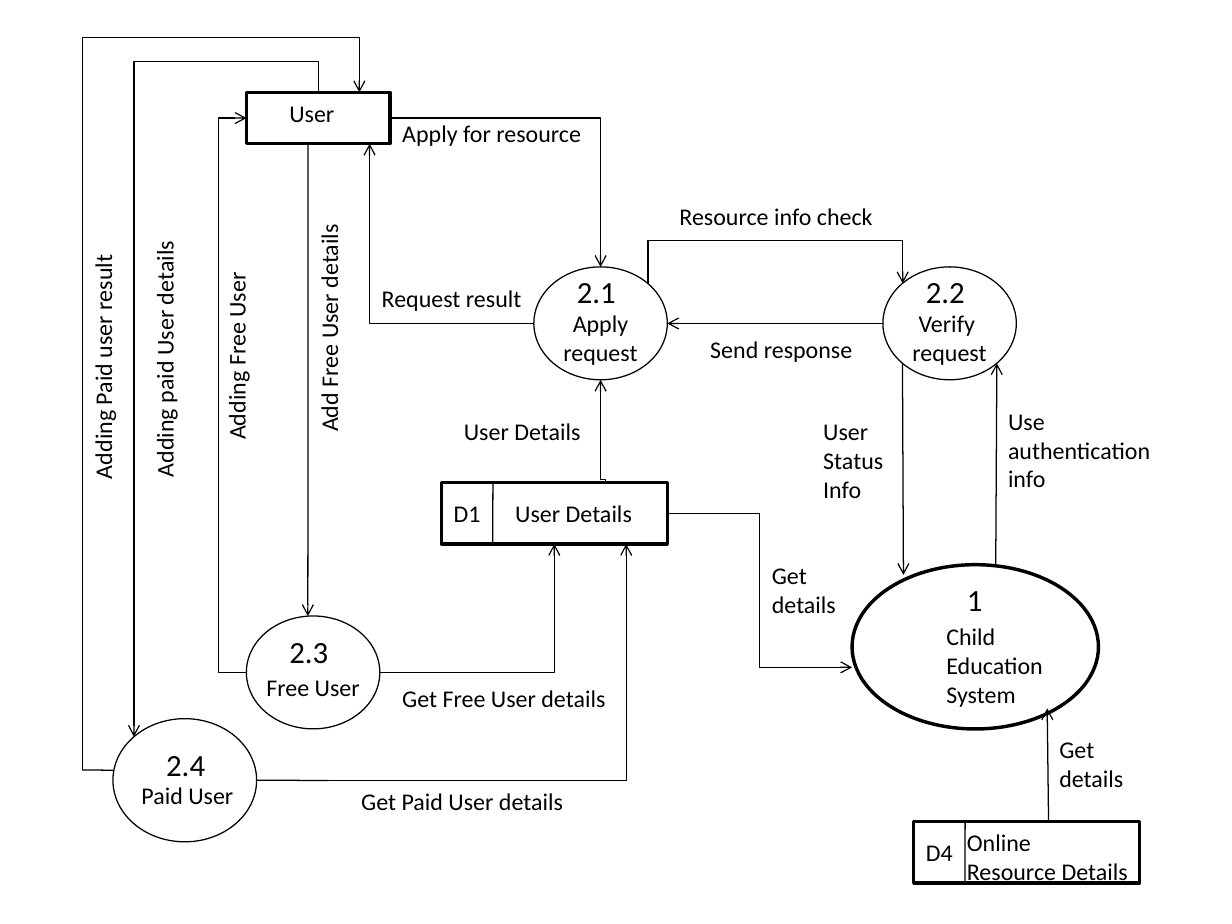
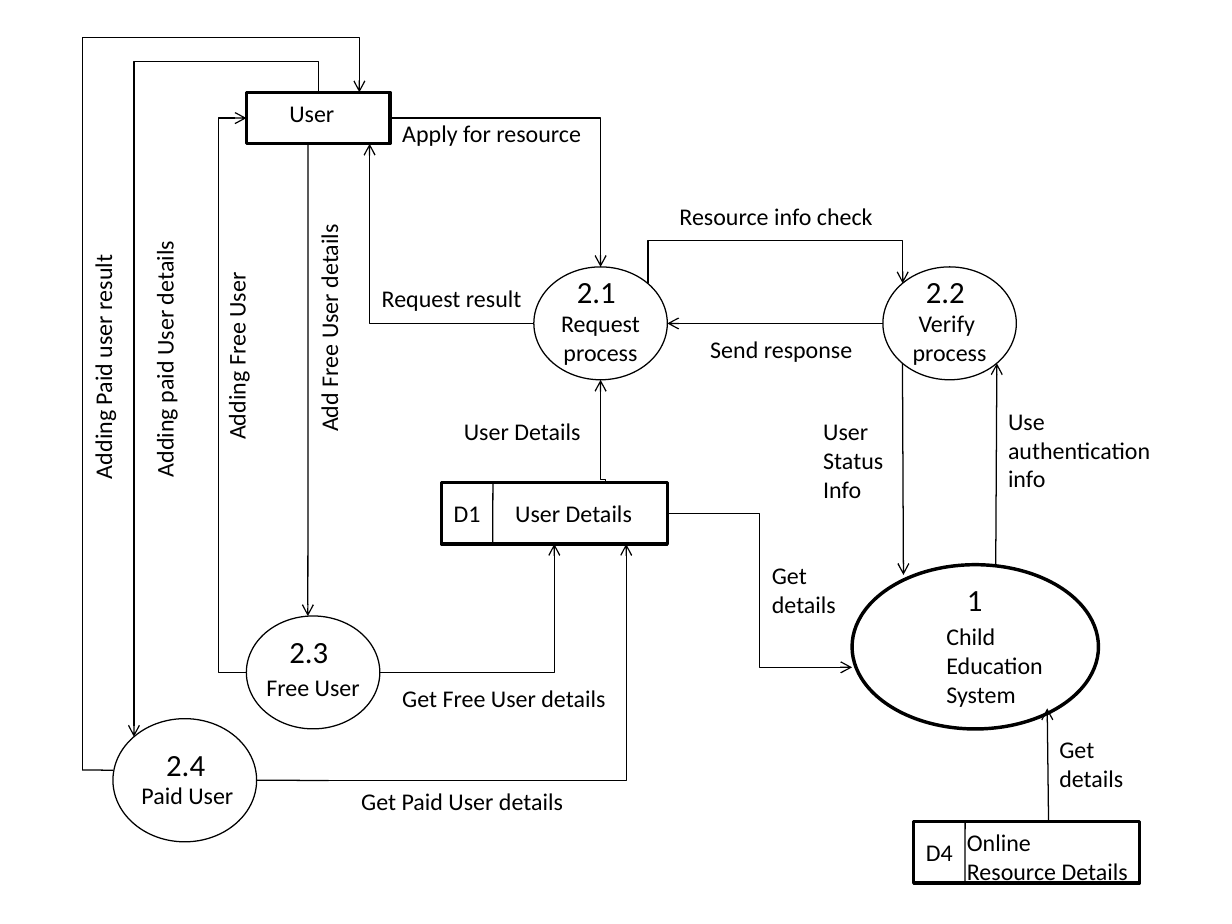
Before and after one commit to sayan801/ChildEducationSoftware, a slide deck: slide 3 of report/Child education Diagrams.pptx. Drawn at 1232x924 pixels with LibreOffice and Linux fonts; fonts in the diff are those of the drawing. Boxes give left, top, right and bottom in pixels: in the first picture for what was removed or moved away, otherwise in the second. Text is boxed around its words. In the diff, an @@ line names an element or a change of style, - is before the commit and + after.

Commit message:
little change in process

```diff
--- a/report/Child education Diagrams.pptx
+++ b/report/Child education Diagrams.pptx
@@ text in ellipse at (x1=561, y1=316, x2=640, y2=365): text changed @@
-Apply
-request
+Request
+process
@@ text in ellipse at (x1=913, y1=349, x2=987, y2=365): text changed @@
-request
+process
```
